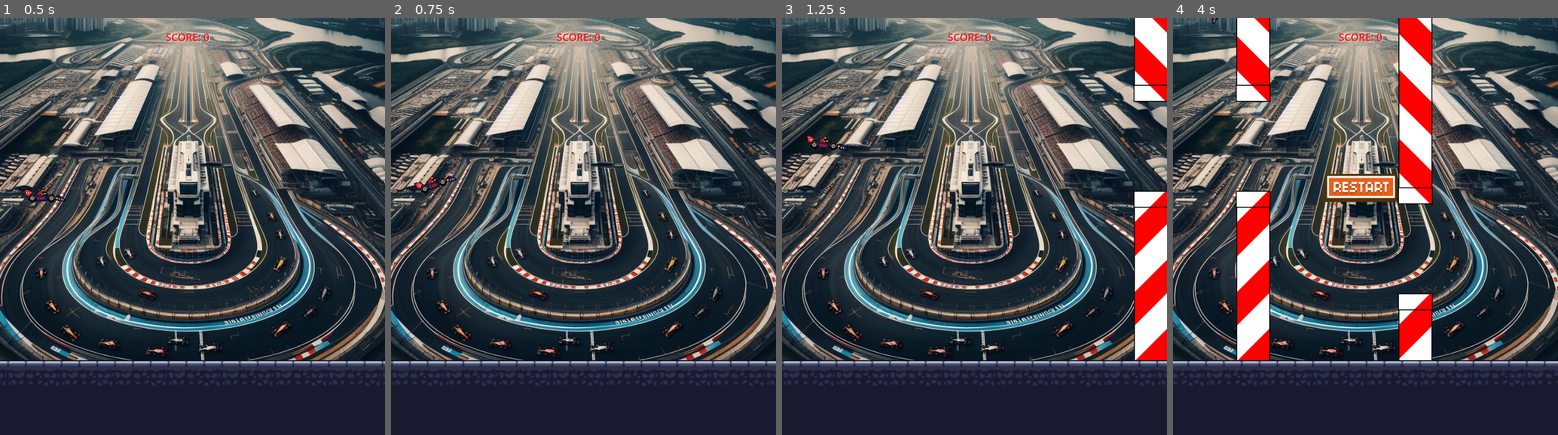
Above: before the commit, frames 1-4 (left to right).
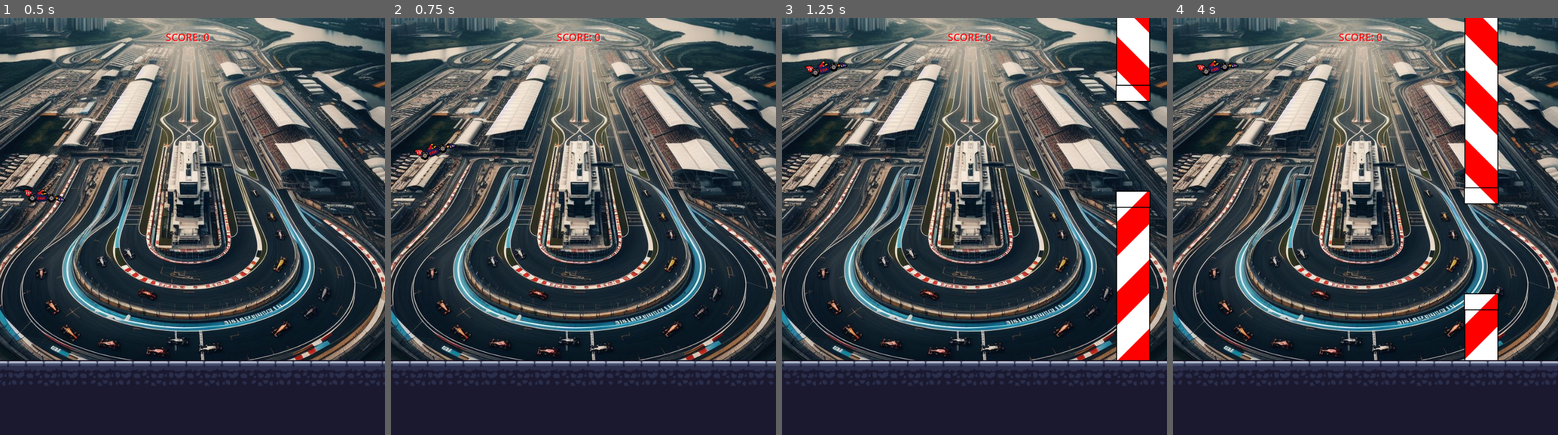
Above: after the commit, the same moments.

Repository: joelmunu/FlappyF1
Game: Godot game, scene res://scenes/Main.tscn
The game is run twice, just before and just after one commit, with the same random seed, the same clock (stepped at 60 frames per second) and the same inputs.
Inputs (mouse positions are in pixels of both pictures, inside the frame that each line leads up to):
- Up to frame 1 (0.5 s): no input
- Up to frame 2 (0.75 s): tap Enter (ui_accept) at 0.5, 0.6 s; move the mouse to (668, 205) at 0.52 s; click (668, 205) at 0.67 s
- Up to frame 3 (1.25 s): tap Enter (ui_accept) at 0.77, 1.07 s
- Up to frame 4 (4 s): move the mouse to (1288, 247) at 1.27 s; tap Enter (ui_accept) at 1.35, 1.52, 1.82, 2.85, 3.6, 3.77 s; click (1288, 247) at 1.42 s; click (1361, 188) at 2.02 s; move the mouse to (1404, 134) at 2.77 s; click (1404, 134) at 2.92 s; move the mouse to (1346, 309) at 3.52 s; click (1346, 309) at 3.67 s

Frame 1 is identical in both runs. In frame 2, 0.9% of the frame differs, in the area x 0-100%, y 30-89%; in frame 3, 7.9%; in frame 4, 19%, in the area x 0-100%, y 0-89%.

Commit message:
Feature: Ahora también se puede hacer saltar al jugador pulsando la barra espaciadora

Diff:
--- a/scenes/Main.gd
+++ b/scenes/Main.gd
@@ -40,6 +40,13 @@
 					if $Player.flying:
 						$Player.flap()
 						check_top()
+		if Input.is_action_just_pressed("ui_accept"):
+			if game_running == false:
+					start_game()
+			else:
+				if $Player.flying:
+					$Player.flap()
+					check_top()
 
 func start_game():
 	game_running = true
